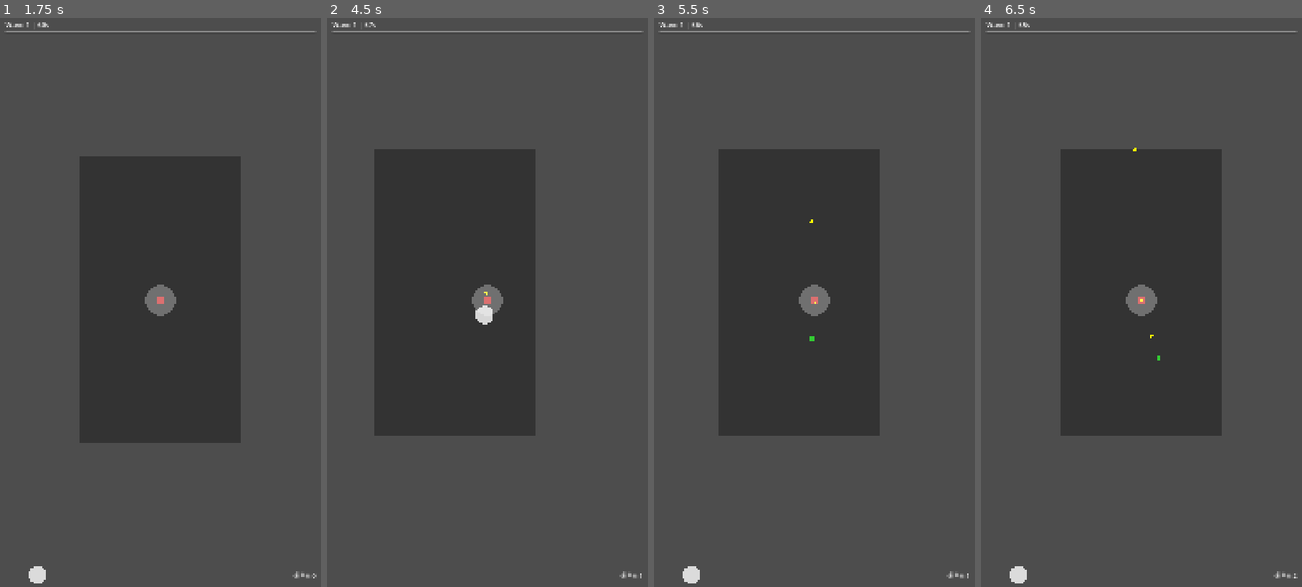
Above: before the commit, frames 1-4 (left to right).
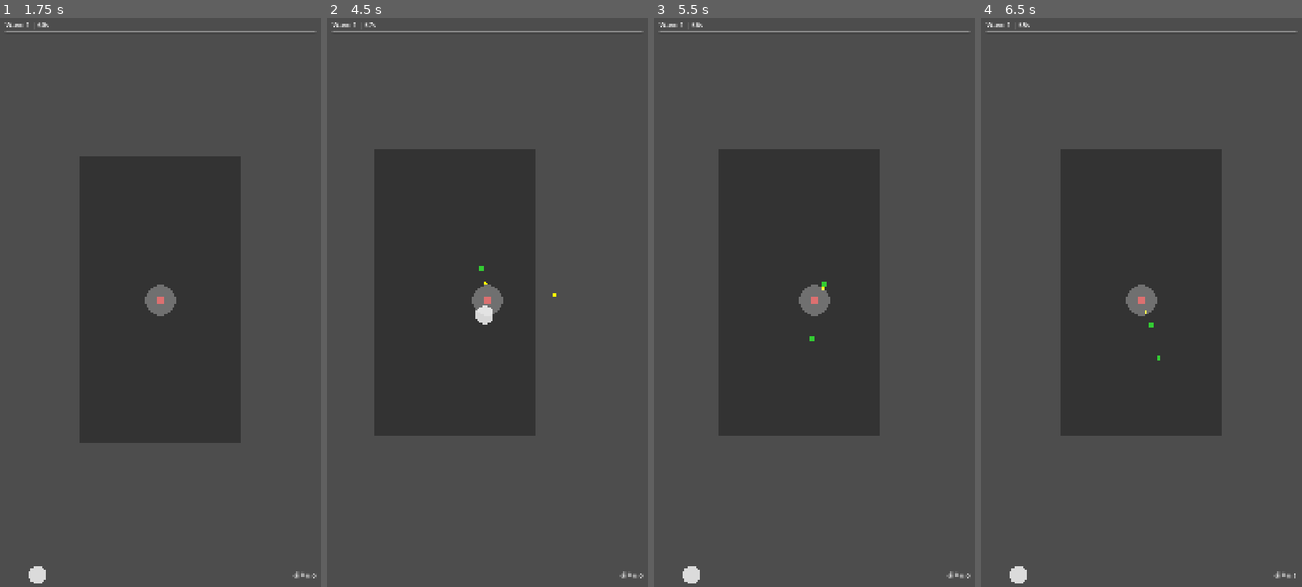
Above: after the commit, the same moments.

Repository: pengjipan/godot-minigame
Game: Godot game, scene res://scenes/menus/main_menu.tscn
The game is run twice, just before and just after one commit, with the same random seed, the same clock (stepped at 60 frames per second) and the same inputs.
Inputs (mouse positions are in pixels of both pictures, inside the frame that each line leads up to):
- Up to frame 1 (1.75 s): click "START GAME" at 0.5 s; click "Potato Warrior Balanced chara…" at 1.25 s
- Up to frame 2 (4.5 s): move the mouse to (558, 274) at 2.02 s; hold Right (ui_right) 2.03-2.75 s; click (558, 274) at 2.17 s; drag from (423, 330) to (487, 302) at 2.77 s; move the mouse to (519, 171) at 3.52 s; hold Right (ui_right) 3.53-4.25 s; drag from (471, 416) to (481, 268) at 4.27 s
- Up to frame 3 (5.5 s): move the mouse to (910, 387) at 5.02 s; hold Left (ui_left) from 5.03 s (still down)
- Up to frame 4 (6.5 s): release Left (ui_left) at 5.75 s; drag from (1045, 217) to (1147, 336) at 5.77 s

Frame 1 is identical in both runs. In frame 2, less than 0.1% of the frame differs, in the area x 47-99%, y 43-99%; in frame 3, less than 0.1%; in frame 4, less than 0.1%, in the area x 47-99%, y 22-99%.

Commit message:
feat(weapons): add synergy application to weapon_base
Co-Authored-By: Claude Sonnet 4.6 (1M context) <noreply@anthropic.com>

Diff:
--- a/scenes/weapons/weapon_base.gd
+++ b/scenes/weapons/weapon_base.gd
@@ -3,30 +3,115 @@
 class_name Weapon
 
 @export var damage: int = 10
-@export var fire_rate: float = 2.0  # shots per second
+@export var fire_rate: float = 1.0  # shots per second (1秒1发)
 @export var projectile_speed: float = 500.0
 @export var projectile_scene: PackedScene = null
+@export var magazine_size: int = 6  # 弹匣容量
+@export var reload_time: float = 3.0  # 装填时间（秒）
+@export var weapon_data: WeaponData = null
+
+# Base stats (stored for recalculation)
+var base_damage: int = 10
+var base_fire_rate: float = 1.0
+var base_reload_time: float = 3.0
+var base_pierce_count: int = 1
+var base_projectile_count: int = 1
+var base_knockback: float = 200.0
 
 var aim_direction: Vector2 = Vector2.RIGHT
-var fire_cooldown: float = 0.5
+var fire_cooldown: float = 1.0
 var time_since_fire: float = 0.0
 var can_auto_fire: bool = true
 var debug_fire_count: int = 0
 
+# Weapon stats
+var pierce_count: int = 1
+var projectile_count: int = 1
+var knockback: float = 200.0
+
+# 弹匣系统
+var current_ammo: int = 6
+var is_reloading: bool = false
+var reload_timer: float = 0.0
+
 func _ready() -> void:
 	print("[Weapon] Weapon initialized at ", global_position)
 	fire_cooldown = 1.0 / fire_rate
+	current_ammo = magazine_size  # 初始满弹
+
 	# Load default projectile if not set
 	if projectile_scene == null:
 		projectile_scene = load("res://scenes/weapons/projectile.tscn")
 		print("[Weapon] Loaded default projectile scene")
+
+	# Load stats from weapon_data if present
+	if weapon_data:
+		base_damage = weapon_data.damage
+		base_fire_rate = weapon_data.fire_rate
+		base_reload_time = weapon_data.reload_time if weapon_data.has("reload_time") else 3.0
+		base_pierce_count = weapon_data.pierce_count
+		base_projectile_count = weapon_data.projectile_count
+		base_knockback = weapon_data.knockback
+
+		# Apply base values
+		damage = base_damage
+		fire_rate = base_fire_rate
+		reload_time = base_reload_time
+		pierce_count = base_pierce_count
+		projectile_count = base_projectile_count
+		knockback = base_knockback
+
+		# Update derived values
+		fire_cooldown = 1.0 / max(fire_rate, 0.1)
+
+		# Handle magazine
+		if weapon_data.has("magazine_size") and weapon_data.magazine_size > 0:
+			magazine_size = weapon_data.magazine_size
+			current_ammo = magazine_size
+
+		# Handle sustained weapons (no reload)
+		if weapon_data.has("is_sustained") and weapon_data.is_sustained:
+			magazine_size = -1  # Infinite ammo marker
+			current_ammo = 999
+
 	print("[Weapon] Fire rate: ", fire_rate, " cooldown: ", fire_cooldown)
+	print("[Weapon] Magazine: ", magazine_size, " Reload time: ", reload_time, "s")
+
+## Apply synergy bonuses to weapon stats
+func apply_synergies(synergies: Dictionary) -> void:
+	# Apply multiplicative bonuses
+	damage = int(base_damage * synergies.get("damage_mult", 1.0))
+	fire_rate = base_fire_rate * synergies.get("fire_rate_mult", 1.0)
+	reload_time = base_reload_time * synergies.get("reload_speed_mult", 1.0)
+
+	# Apply additive bonuses
+	pierce_count = base_pierce_count + synergies.get("pierce_bonus", 0)
+	projectile_count = base_projectile_count + synergies.get("projectile_count_bonus", 0)
+	knockback = base_knockback * synergies.get("knockback_mult", 1.0)
+
+	# Update fire cooldown
+	fire_cooldown = 1.0 / max(fire_rate, 0.1)
+
+	print("[Weapon] Synergies applied: dmg=%d fire_rate=%.2f reload=%.2f pierce=%d proj=%d" %
+		[damage, fire_rate, reload_time, pierce_count, projectile_count])
 
 func _process(delta: float) -> void:
+	# 处理装填
+	if is_reloading:
+		reload_timer += delta
+		if reload_timer >= reload_time:
+			# 装填完成
+			is_reloading = false
+			reload_timer = 0.0
+			current_ammo = magazine_size
+			print("[Weapon] *** 装填完成！弹药: ", current_ammo, "/", magazine_size)
+			EventBus.weapon_reloaded.emit()
+		return  # 装填期间不射击
+
 	time_since_fire += delta
 
-	# Auto fire if enabled and cooldown passed
-	if can_auto_fire and time_since_fire >= fire_cooldown:
+	# Auto fire if enabled, cooldown passed, and has ammo
+	if can_auto_fire and time_since_fire >= fire_cooldown and current_ammo > 0:
 		# Get player position from inventory parent
 		var player = get_parent()
 		if player:
@@ -48,10 +133,31 @@
 	if time_since_fire < fire_cooldown:
 		return
 
+	# 检查弹药
+	if current_ammo <= 0:
+		print("[Weapon] 弹药耗尽，开始装填...")
+		_start_reload()
+		return
+
 	time_since_fire = 0.0
+	current_ammo -= 1  # 消耗弹药
 	debug_fire_count += 1
-	print("[Weapon] FIRING #", debug_fire_count, " from ", fire_position, " direction: ", direction)
+
+	print("[Weapon] FIRING #", debug_fire_count, " from ", fire_position, " 剩余弹药: ", current_ammo, "/", magazine_size)
 	_spawn_projectile(fire_position, direction)
+
+	# 发射完最后一发后自动开始装填
+	if current_ammo <= 0:
+		print("[Weapon] 弹匣打空，开始自动装填...")
+		_start_reload()
+
+## 开始装填
+func _start_reload() -> void:
+	if is_reloading:
+		return
+	is_reloading = true
+	reload_timer = 0.0
+	print("[Weapon] *** 开始装填... 需要 ", reload_time, " 秒")
 
 ## Create a single projectile
 func _spawn_projectile(position: Vector2, direction: Vector2) -> void:
